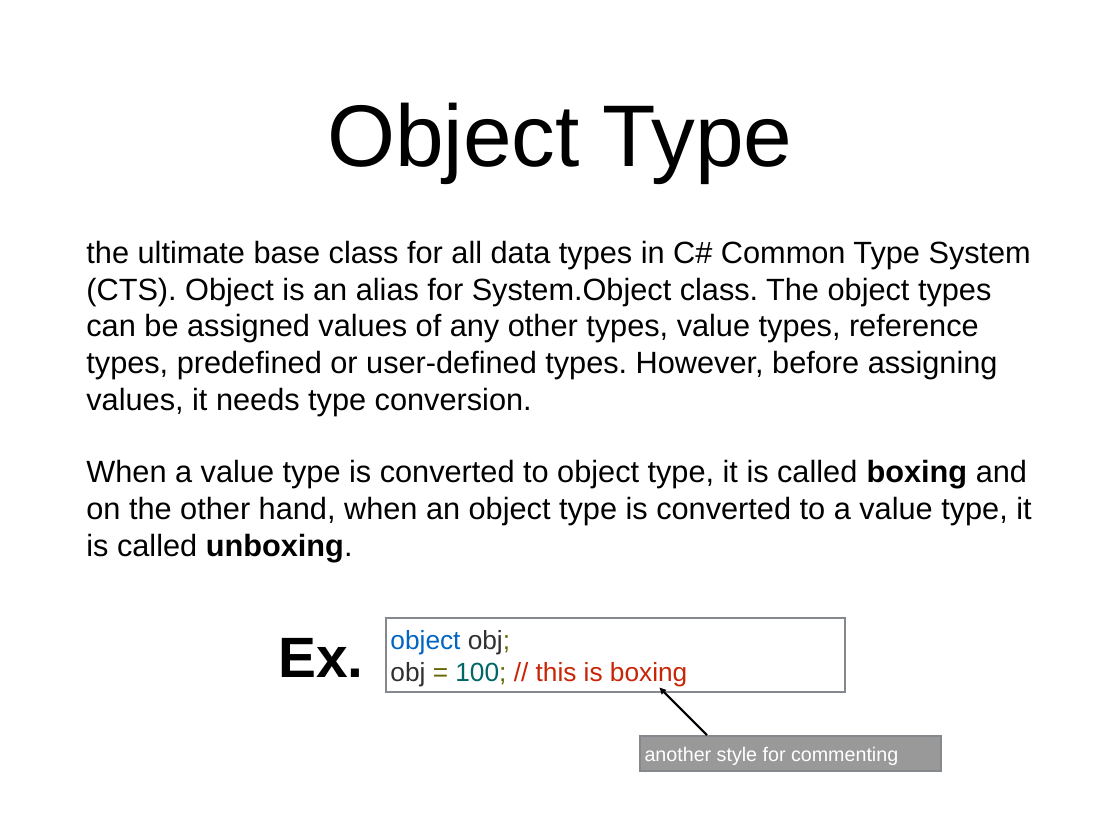
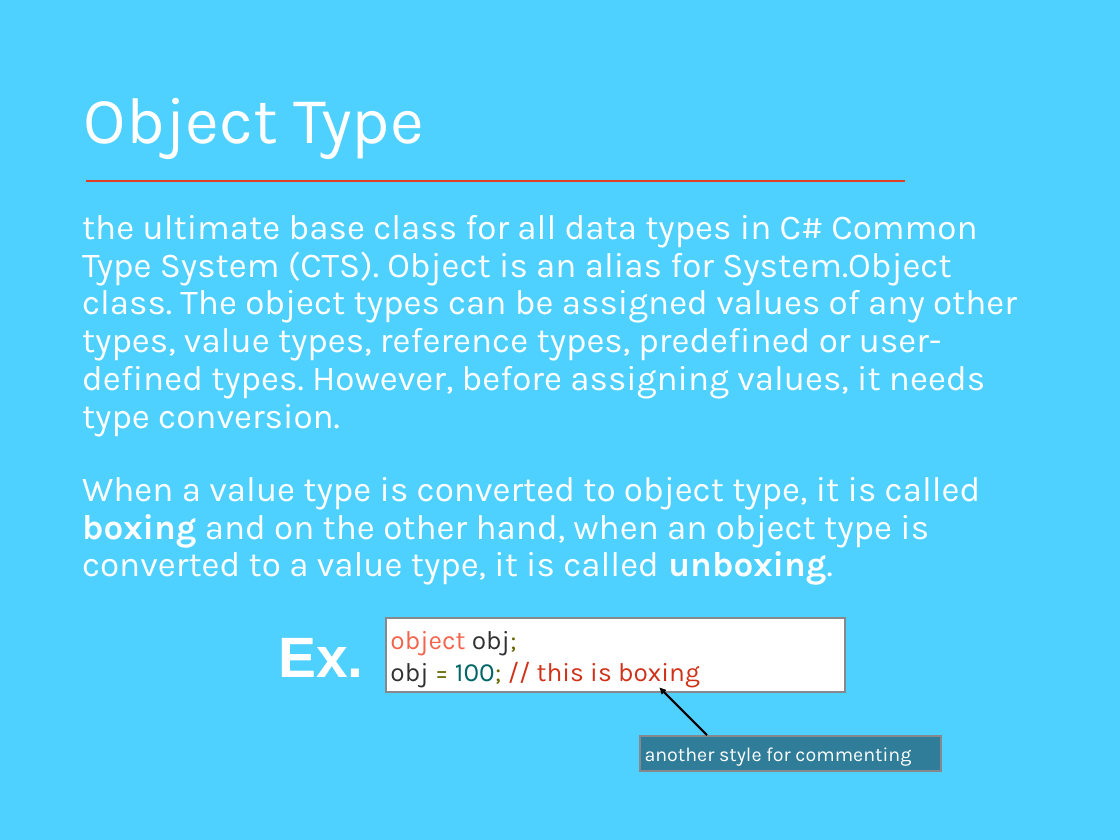
Before and after one commit to Falkhanaizi/TechHub, a slide deck: slide 18 of introduction to C# in VS 2015.pptx. Drawn at 1120x840 pixels with LibreOffice and Linux fonts; fonts in the diff are those of the drawing. Boxes give left, top, right and bottom in pixels: in the first picture for what was removed or moved away, otherwise in the second. Text is boxed around its words. In the diff, an @@ line names an element or a change of style, - is before the commit and + after.

```diff
--- a/introduction to C# in VS 2015.pptx
+++ b/introduction to C# in VS 2015.pptx
@@ background #FFFFFF to #4FD1FF @@
@@ title "Object Type": place and size @@
-title "Object Type" at (327,102,793,182)
+title "Object Type" at (84,98,424,159)
@@ title "Object Type" at (84,98,424,159): size 80 to 60 pt, font Arial to Karla, text colour #000000 to #FFFFFF; alignment centre to left; line spacing 1 to 0.9 @@
@@ text "the ultimate base class for ...": place and size @@
-text "the ultimate base class for ..." at (86,240,1031,561)
+text "the ultimate base class for ..." at (82,215,1017,577)
@@ text "the ultimate base class for ..." at (82,215,1017,577): size 28.1 to 32 pt, font Arial to Karla, text colour #000000 to #FFFFFF; line spacing 1 to 0.9; vertical alignment middle to top @@
@@ line added from (905, 181) to (86, 181), #DC3F25 1.5 pt @@
@@ text "Ex." at (278,638,363,677): text colour #000000 to #FFFFFF; alignment centre to left @@
@@ rectangle "object obj;" at (386,617,845,692): font Arial to Karla; text colour #0365C0 to #F3644D in "object"; text colour #C82506 to #CF3218 in "// this is boxing"; fill none to #FFFFFF @@
@@ rectangle "another style for commenting" at (640,736,941,770): font Arial to Karla @@
```
Also in this commit, not shown: 56 other slides changed.
